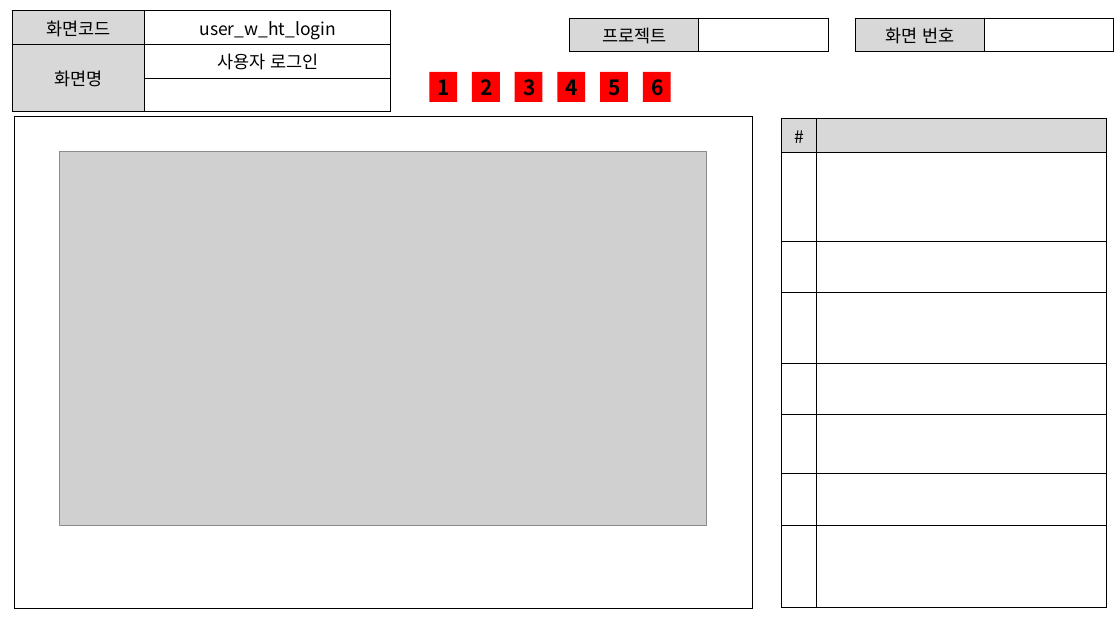
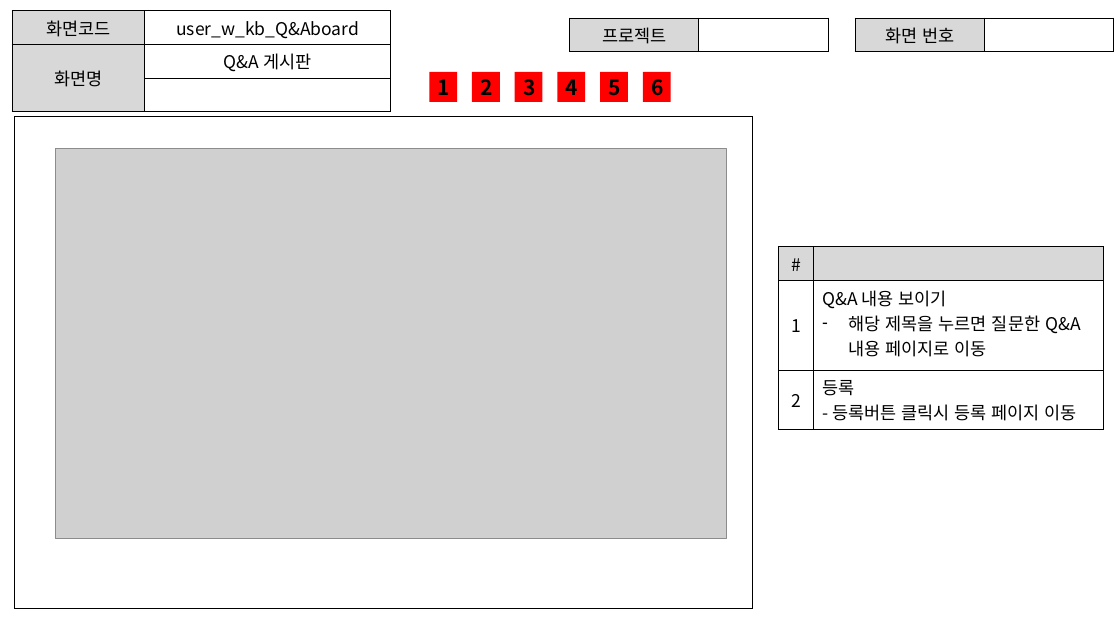
Before and after one commit to ezenteam2/EzenCrowdFunding, a slide deck: slide 7 of project03 화면설계서/project03 - 화면 설계서 - 기범.pptx (slide 5 before the commit). Drawn at 1120x630 pixels with LibreOffice and Linux fonts; fonts in the diff are those of the drawing; grey boxes stand for pictures. Boxes give left, top, right and bottom in pixels: in the first picture for what was removed or moved away, otherwise in the second. Text is boxed around its words. In the diff, an @@ line names an element or a change of style, - is before the commit and + after.

```diff
--- a/project03 화면설계서/project03 - 화면 설계서 - 기범.pptx
+++ b/project03 화면설계서/project03 - 화면 설계서 - 기범.pptx
@@ table at [12,11,391,99] @@
-row 1, column 2: user_w_ht_login
+row 1, column 2: user_w_kb_Q&Aboard
-row 2, column 2: 사용자 로그인
+row 2, column 2: Q&A 게시판
@@ picture: place and size @@
-picture at [60,152,707,526]
+picture at [55,149,727,539]
@@ table at [779,247,1103,440] @@
-row 2:  | 
-row 3:  | 
-row 4:  | 
-row 5:  | 
-row 6:  | 
-row 7:  | 
-row 8:  | 
+row 2: 1 | Q&A 내용 보이기 / 해당 제목을 누르면 질문한 Q&A 내용 페이지로 이동
+row 3: 2 | 등록 / - 등록버튼 클릭시 등록 페이지 이동
@@ table: place and size @@
-table at [782,118,1107,607]
+table at [779,247,1103,440]
```
Also in this commit, not shown: 7 other slides changed, 12 slides added, 8 other files.
